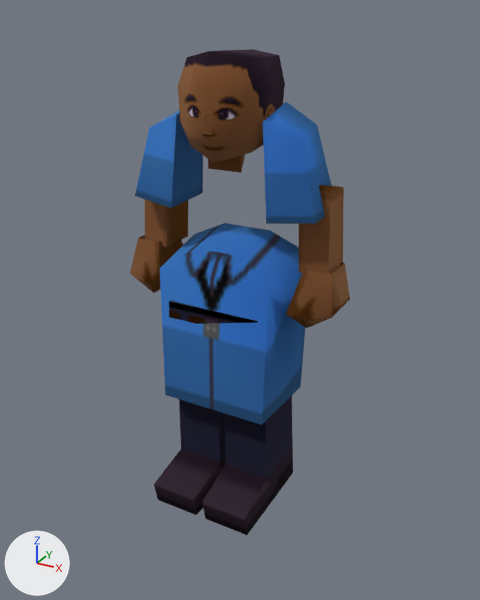
The glTF model public/models/qcu_student_1.glb: old version first, new version second.
Before and after are seen from a 50 mm lens placed at (38.4, -68.0, 69.0), pointed at (1.3, -0.5, 35.3). Arrows for +X, +Y and +Z are at lower left; the lights stay in place. Where no turn or scale is listed for an object, it has been applied to the vertices.
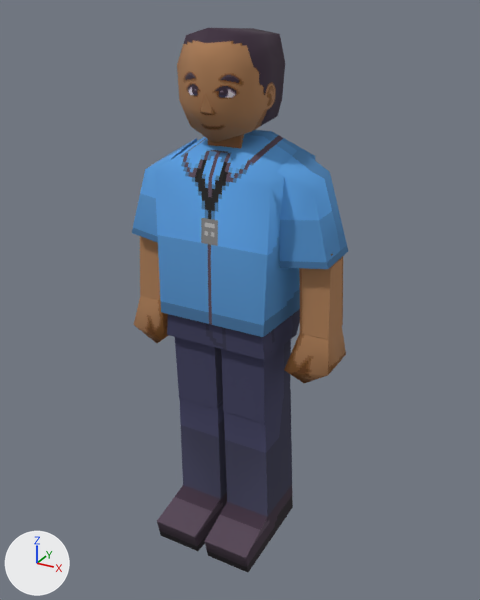
Where the change shows, as pixel boxes (x1, y1, x2, y2) in the pictures (480 x 600 px):
```json
{"object": "Mesh.001", "change": "surface changed, moved", "before": [160, 223, 305, 425], "after": [155, 130, 316, 337]}
{"object": "Mesh.003", "change": "surface changed, moved", "before": [178, 49, 285, 163], "after": [177, 28, 285, 143]}
{"object": "Mesh.014", "change": "surface changed, moved", "before": [202, 396, 293, 535], "after": [205, 390, 293, 572]}
{"object": "Mesh.007", "change": "surface changed, moved", "before": [263, 102, 331, 224], "after": [277, 149, 348, 269]}
{"object": "Mesh.012", "change": "surface changed, moved", "before": [154, 399, 226, 515], "after": [157, 397, 227, 551]}
{"object": "Mesh.009", "change": "surface changed, moved", "before": [299, 185, 344, 274], "after": [299, 254, 343, 339]}
{"object": "Mesh.004", "change": "surface changed, moved", "before": [135, 111, 203, 208], "after": [132, 138, 197, 243]}
{"object": "Mesh.008", "change": "surface changed, moved", "before": [286, 262, 350, 328], "after": [284, 326, 346, 383]}
{"object": "Mesh.013", "change": "surface changed", "before": [221, 339, 291, 424], "after": [221, 339, 291, 424]}
{"object": "Mesh.010", "change": "surface changed", "before": [167, 301, 300, 360], "after": [167, 301, 300, 360]}
{"object": "Mesh.006", "change": "surface changed, moved", "before": [145, 200, 188, 247], "after": [140, 236, 160, 300]}
{"object": "Mesh.011", "change": "surface changed", "before": [175, 337, 223, 409], "after": [175, 337, 223, 409]}
{"object": "Mesh.005", "change": "surface changed, moved", "before": [130, 235, 183, 293], "after": [134, 296, 169, 343]}
{"object": "Mesh", "change": "surface changed", "before": [208, 134, 245, 173], "after": [208, 134, 245, 173]}
{"object": "Mesh.002", "change": "surface changed", "before": [201, 94, 214, 135], "after": [201, 94, 214, 135]}
```

Scene script edits in JSON lines:
```json
{"op": "set", "path": "mat_material.metallic", "old": "1.0", "new": "0.0"}
{"op": "set", "path": "ob_mesh_014.location", "old": "(3.7, -1.8, 14.5)", "new": "(3.7, -1.4, 7.8)"}
{"op": "set", "path": "ob_mesh_012.location", "old": "(-3.6, -1.8, 14.5)", "new": "(-3.7, -1.4, 7.8)"}
{"op": "set", "path": "ob_mesh_008.location", "old": "(11.6, 0.6, 37.9)", "new": "(11.6, 0.6, 30.4)"}
{"op": "set", "path": "ob_mesh_009.location", "old": "(10.9, 1.6, 45.7)", "new": "(11.7, 0.9, 38.2)"}
{"op": "set", "path": "ob_mesh_007.location", "old": "(8.4, -0.2, 52.5)", "new": "(9.9, 0.6, 47.3)"}
{"op": "set", "path": "ob_mesh_005.location", "old": "(-11.6, 0.6, 37.9)", "new": "(-11.6, 0.6, 30.4)"}
{"op": "set", "path": "ob_mesh_006.location", "old": "(-10.9, 1.6, 45.7)", "new": "(-11.7, 0.9, 38.2)"}
{"op": "set", "path": "ob_mesh_004.location", "old": "(-8.4, -0.2, 52.5)", "new": "(-9.9, 0.5, 47.3)"}
{"op": "set", "path": "ob_mesh_003.location", "old": "(0.0, 0.0, 59.3)", "new": "(0.0, 0.0, 61.5)"}
{"op": "set", "path": "ob_mesh_001.location", "old": "(0.0, -0.1, 34.9)", "new": "(0.0, -0.1, 47.1)"}
```
